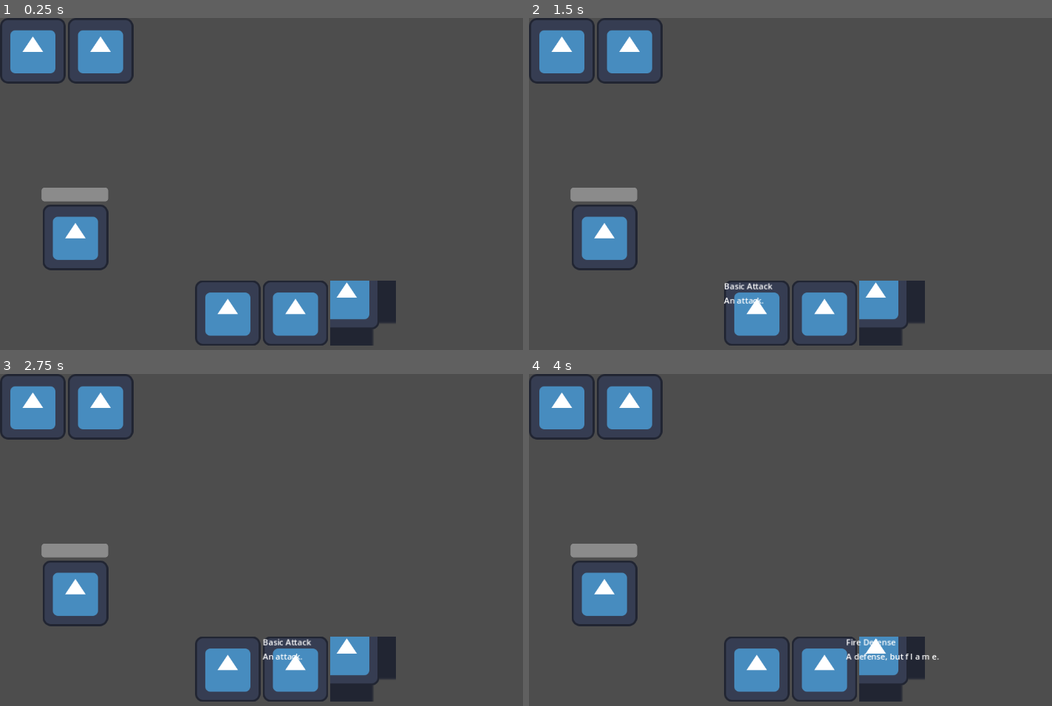
Above: before the commit, frames 1-4 (two rows, left to right).
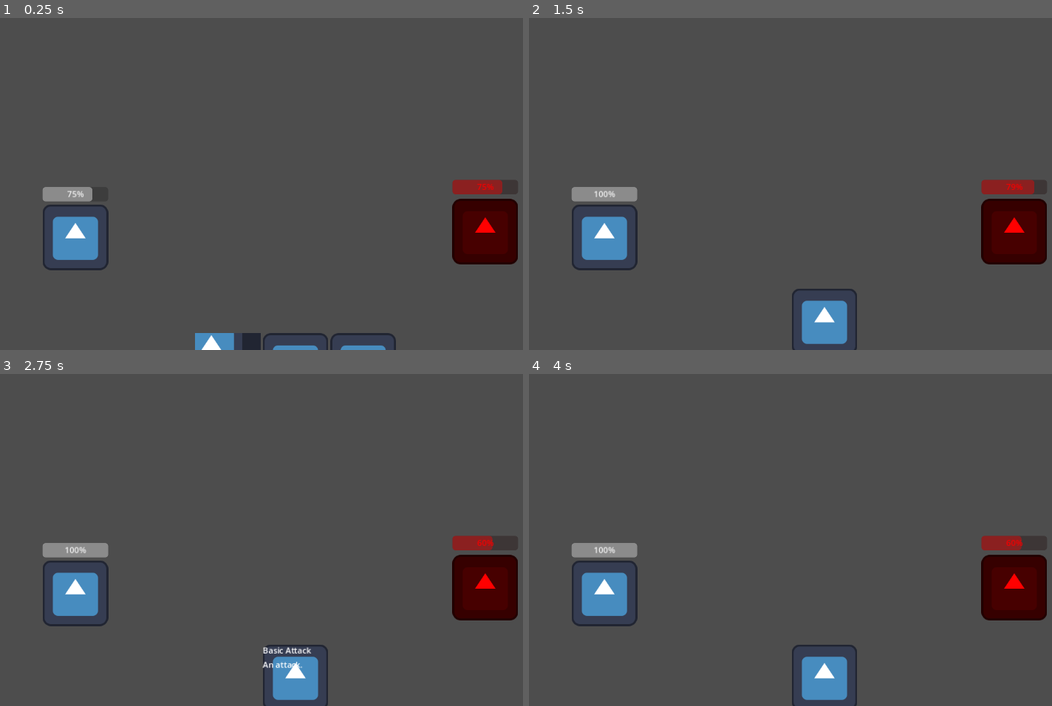
Above: after the commit, the same moments.

Repository: keannyooi/PirateJam15
Game: Godot game, scene res://events/battles/battle_template.tscn
Two runs of this game, one before a commit and one after it. Both use one fixed random seed, a clock stepped at 60 frames per second and the inputs below. This scene is started directly instead of the project's main scene. The engine's default icon, where the game draws it, is replaced by a stand-in: a white triangle on a blue panel in a dark square.
Inputs (mouse positions are in pixels of both pictures, inside the frame that each line leads up to; where the layout moved, square brackets give the same spot in the first picture):
- Up to frame 1 (0.25 s): no input
- Up to frame 2 (1.5 s): click (759, 340) [759, 313] at 0.5 s; click (790, 320) at 1.27 s
- Up to frame 3 (2.75 s): click (292, 676) at 2.02 s
- Up to frame 4 (4 s): click (821, 669) at 2.77 s; click (889, 669) at 3.52 s

The runs differ from the first frame. In frame 1, 11% of the frame differs, in the area x 0-100%, y 0-100%; in frame 2, 10%; in frame 3, 10%; in frame 4, 9.9%.

Commit message:
basic card attacks + enemies implemented

Diff:
--- a/entities/cards/card.gd
+++ b/entities/cards/card.gd
@@ -2,7 +2,7 @@
 extends TextureButton
 
 signal incoming_rearrange(incoming: Card, original: Card)
-signal play_card(card: Card)
+signal select_card(card: Card)
 
 @export var CARD_ATLAS: AtlasTexture
 
@@ -12,14 +12,19 @@
 @onready var tooltip: MarginContainer = $Tooltip
 
 var card_id: String = ""
-var type: CardSystem.CardType = CardSystem.CardType.BASIC
 var cost: int = 0
-var old_position: Vector2
+var function: CardManager.CardFunction = CardManager.CardFunction.ATK
+var type: CardManager.CardType = CardManager.CardType.BASIC
 var unique_id: int = 0
 
 
 func _ready() -> void:
-	self.pressed.connect(focus_card)
+	# connect signals
+	self.mouse_entered.connect(show_tooltip)
+	self.focus_entered.connect(show_tooltip)
+	self.mouse_exited.connect(hide_tooltip)
+	self.focus_exited.connect(hide_tooltip)
+	self.pressed.connect(select)
 
 	tooltip.hide()
 
@@ -28,36 +33,38 @@
 func setup(uid: int, id: String) -> Card:
 	unique_id = uid
 	card_id = id
-	type = CardSystem.get_card_type(id)
-	cost = CardSystem.get_card_cost(id)
+	function = CardManager.get_card_function(id)
+	type = CardManager.get_card_type(id)
+	cost = CardManager.get_card_cost(id)
 
 	# each card needs to have its own atlas so that each atlas can be
 	# individually edited
 	self.texture_normal = CARD_ATLAS.duplicate()
-	self.texture_normal.region.position = CardSystem.get_atlas_coords(id)
+	self.texture_normal.region.position = CardManager.get_atlas_coords(id)
 
 	return self
 
 
 func flip() -> void:
-	card_id = CardSystem.details_dict[card_id].inverse
-	self.texture_normal.region.position = CardSystem.get_atlas_coords(card_id)
+	card_id = CardManager.details_dict[card_id].inverse
+	self.texture_normal.region.position = CardManager.get_atlas_coords(card_id)
 
 	# and now, physically flipping the damn thing
 	animation_player.play("flip")
 
 
-func focus_card() -> void:
-	# temporary tooltip solution, may change later
-	if tooltip.visible:
-		tooltip.hide()
-	else:
-		for card in get_tree().get_nodes_in_group("cards"):
-			card.tooltip.hide()
+func hide_tooltip() -> void:
+	tooltip.hide()
 
-		tooltip.show()
-		name_label.text = CardSystem.get_card_name(card_id)
-		description_label.text = CardSystem.get_card_description(card_id)
+
+func select() -> void:
+	GlobalSignalBus.select_card.emit(self)
+
+
+func show_tooltip() -> void:
+	tooltip.show()
+	name_label.text = CardManager.get_card_name(card_id)
+	description_label.text = CardManager.get_card_description(card_id)
 
 
 # the following functions allow the card to be dragged & dropped
--- a/entities/cards/card_details.json
+++ b/entities/cards/card_details.json
@@ -39,4 +39,104 @@
 		"atlas_coord_x": 32,
 		"atlas_coord_y": 32
 	},
+	"water_atk": {
+		"name": "Water Attack",
+		"description": "An attack, but w a t e r f l a m e.",
+		"function": 0,
+		"type": 2,
+		"cost": 2,
+		"inverse": "",
+		"atlas_coord_x": 0,
+		"atlas_coord_y": 0
+	},
+	"water_def": {
+		"name": "Water Defense",
+		"description": "A defense, but w a t e r f l a m e.",
+		"function": 1,
+		"type": 2,
+		"cost": 2,
+		"inverse": "",
+		"atlas_coord_x": 32,
+		"atlas_coord_y": 32
+	},
+	"earth_atk": {
+		"name": "Earth Attack",
+		"description": "An attack, but it's not in Ba Sing Se.",
+		"function": 0,
+		"type": 3,
+		"cost": 2,
+		"inverse": "",
+		"atlas_coord_x": 0,
+		"atlas_coord_y": 0
+	},
+	"earth_def": {
+		"name": "Earth Defense",
+		"description": "A defense, but it's not in Ba Sing Se.",
+		"function": 1,
+		"type": 3,
+		"cost": 2,
+		"inverse": "",
+		"atlas_coord_x": 32,
+		"atlas_coord_y": 32
+	},
+	"air_atk": {
+		"name": "Air Attack",
+		"description": "An attack, but bald.",
+		"function": 0,
+		"type": 4,
+		"cost": 2,
+		"inverse": "",
+		"atlas_coord_x": 0,
+		"atlas_coord_y": 0
+	},
+	"air_def": {
+		"name": "Air Defense",
+		"description": "A defense, but bald.",
+		"function": 1,
+		"type": 4,
+		"cost": 2,
+		"inverse": "",
+		"atlas_coord_x": 32,
+		"atlas_coord_y": 32
+	},
+	"blood_atk": {
+		"name": "Blood Attack",
+		"description": "An attack, but for the blood god.",
+		"function": 0,
+		"type": 5,
+		"cost": 2,
+		"inverse": "",
+		"atlas_coord_x": 0,
+		"atlas_coord_y": 0
+	},
+	"blood_def": {
+		"name": "Blood Defense",
+		"description": "A defense, but for the blood god.",
+		"function": 1,
+		"type": 5,
+		"cost": 2,
+		"inverse": "",
+		"atlas_coord_x": 32,
+		"atlas_coord_y": 32
+	},
+	"shadow_atk": {
+		"name": "Shadow Attack",
+		"description": "An attack, but Skarot made it d a r k.",
+		"function": 0,
+		"type": 6,
+		"cost": 2,
+		"inverse": "",
+		"atlas_coord_x": 0,
+		"atlas_coord_y": 0
+	},
+	"shadow_def": {
+		"name": "Shadow Defense",
+		"description": "A defense, but Skarot made it d a r k.",
+		"function": 1,
+		"type": 6,
+		"cost": 2,
+		"inverse": "",
+		"atlas_coord_x": 32,
+		"atlas_coord_y": 32
+	},
 }
--- a/entities/components/hp_component.gd
+++ b/entities/components/hp_component.gd
@@ -3,30 +3,8 @@
 
 const HEALTH_BAR_ANIM_TIME: float = 0.5
 
-@export var MAX_HP: float = 100.0
 
-var hp = 0
-
-
-func _ready() -> void:
-	hp = MAX_HP
-	self.max_value = MAX_HP
-	self.value = hp
-
-
-func animate_health_bar() -> void:
+func update(hp: float) -> void:
 	var tween: Tween = self.create_tween()\
 	.set_ease(Tween.EASE_OUT).set_trans(Tween.TRANS_QUAD)
 	tween.tween_property(self, "value", hp, HEALTH_BAR_ANIM_TIME)
-
-
-func recover_hp(amount: float) -> void:
-	hp += amount
-
-	animate_health_bar()
-
-
-func take_damage(damage: float) -> void:
-	hp -= damage
-
-	animate_health_bar()
--- a/entities/components/hp_component.tscn
+++ b/entities/components/hp_component.tscn
@@ -5,5 +5,4 @@
 [node name="HPComponent" type="ProgressBar"]
 offset_right = 128.0
 offset_bottom = 24.0
-show_percentage = false
 script = ExtResource("1_qqtmy")
--- /dev/null
+++ b/entities/enemies/TestEnemyAttributes.tres
@@ -0,0 +1,12 @@
+[gd_resource type="Resource" script_class="Attributes" load_steps=2 format=3 uid="uid://bnx0p86akxw0n"]
+
+[ext_resource type="Script" path="res://resources/AttributesResource.gd" id="1_j6a1h"]
+
+[resource]
+script = ExtResource("1_j6a1h")
+hp = 10.0
+atk = 2.0
+def = 1.0
+mys = 1.0
+res = 1.0
+spd = 5.0
--- /dev/null
+++ b/entities/enemies/enemy.gd
@@ -0,0 +1,21 @@
+class_name Enemy
+extends Sprite2D
+
+@export var attributes: Attributes
+
+@onready var hp_component: HPComponent = $HPComponent
+
+
+func _ready() -> void:
+	hp_component.max_value = attributes.hp
+	hp_component.update(attributes.hp)
+
+
+func take_damage(damage: float) -> void:
+	attributes.hp -= damage
+	hp_component.update(attributes.hp)
+
+
+func recover_hp(hp: float) -> void:
+	attributes.hp += hp
+	hp_component.update(attributes.hp)
--- /dev/null
+++ b/entities/enemies/test_enemy.tscn
@@ -0,0 +1,18 @@
+[gd_scene load_steps=5 format=3 uid="uid://ddtmk7b11kswr"]
+
+[ext_resource type="Texture2D" uid="uid://dijdhuwrqpy2k" path="res://icon.svg" id="1_myt21"]
+[ext_resource type="Script" path="res://entities/enemies/enemy.gd" id="2_e2fuj"]
+[ext_resource type="Resource" uid="uid://bnx0p86akxw0n" path="res://entities/enemies/TestEnemyAttributes.tres" id="3_rlqxe"]
+[ext_resource type="PackedScene" uid="uid://c7gkegyan5158" path="res://entities/components/hp_component.tscn" id="4_2ntq2"]
+
+[node name="TestEnemy" type="Sprite2D"]
+modulate = Color(1, 0, 0, 1)
+texture = ExtResource("1_myt21")
+script = ExtResource("2_e2fuj")
+attributes = ExtResource("3_rlqxe")
+
+[node name="HPComponent" parent="." instance=ExtResource("4_2ntq2")]
+offset_left = -64.0
+offset_top = -101.0
+offset_right = 64.0
+offset_bottom = -77.0
--- /dev/null
+++ b/entities/player/DefaultPlayerAttributes.tres
@@ -0,0 +1,12 @@
+[gd_resource type="Resource" script_class="Attributes" load_steps=2 format=3 uid="uid://hueeikayjo4d"]
+
+[ext_resource type="Script" path="res://resources/AttributesResource.gd" id="1_ukbqc"]
+
+[resource]
+script = ExtResource("1_ukbqc")
+hp = 20.0
+atk = 2.0
+def = 2.0
+mys = 2.0
+res = 2.0
+spd = 10.0
--- a/entities/player/PlayerStats.gd
+++ b/entities/player/PlayerData.gd
@@ -1,5 +1,6 @@
 extends Node
 
+@onready var attributes: Attributes = load("res://entities/player/DefaultPlayerAttributes.tres")
 var event_decisions: Dictionary = {}
 var is_main_deck_full: bool = false
 var main_deck: Dictionary = {
@@ -9,41 +10,43 @@
 var side_deck: Dictionary = {}
 
 
+# main functions
 func add_card_to_deck(id: String) -> void:
 	if is_main_deck_full:
-		add_to_side(id)
+		add_to_side_deck(id)
 	else:
-		add_to_main(id)
+		add_to_main_deck(id)
 
 
-func add_to_main(id: String) -> void:
+func move_card_to_side_deck(id: String) -> void:
+	main_deck[id] -= 1
+	if not main_deck[id]:
+		main_deck.erase(id)
+
+	add_to_side_deck(id)
+
+
+func move_card_to_main_deck(id: String) -> void:
+	side_deck[id] -= 1
+	if not side_deck[id]:
+		side_deck.erase(id)
+
+	add_to_main_deck(id)
+
+
+# helper functions
+func add_to_main_deck(id: String) -> void:
 	if not main_deck[id]:
 		main_deck[id] = 1
 	else:
 		main_deck[id] += 1
 
 
-func add_to_side(id: String) -> void:
+func add_to_side_deck(id: String) -> void:
 	if not side_deck[id]:
 		side_deck[id] = 1
 	else:
 		side_deck[id] += 1
-
-
-func move_card_to_side(id: String) -> void:
-	main_deck[id] -= 1
-	if not main_deck[id]:
-		main_deck.erase(id)
-
-	add_to_side(id)
-
-
-func move_card_to_main(id: String) -> void:
-	side_deck[id] -= 1
-	if not side_deck[id]:
-		side_deck.erase(id)
-
-	add_to_main(id)
 
 
 #func flip_card(id: int) -> void:
--- a/entities/player/player.gd
+++ b/entities/player/player.gd
@@ -1,8 +1,35 @@
 class_name Player
 extends Sprite2D
 
-@export var HP_COMPONENT: HPComponent
+@onready var hp_component: HPComponent = $HPComponent
 
 
-func _ready():
-	pass
+func _ready() -> void:
+	hp_component.max_value = PlayerData.attributes.hp
+	hp_component.update(PlayerData.attributes.hp)
+
+
+# fyi this function supports debuffing attributes by setting amount
+# as a negative number
+func edit_attribute(attribute: String, amount: int) -> void:
+	match attribute:
+		"atk":
+			PlayerData.attributes.atk += amount
+		"def":
+			PlayerData.attributes.def += amount
+		"mys":
+			PlayerData.attributes.mys += amount
+		"res":
+			PlayerData.attributes.res += amount
+		_:
+			push_error("ERROR: atk, def, mys or res expected")
+
+
+func recover_hp(hp: float) -> void:
+	PlayerData.attributes.hp += hp
+	hp_component.update(PlayerData.attributes.hp)
+
+
+func take_damage(damage: float) -> void:
+	PlayerData.attributes.hp -= damage
+	hp_component.update(PlayerData.attributes.hp)
--- a/entities/player/player.tscn
+++ b/entities/player/player.tscn
@@ -1,9 +1,15 @@
-[gd_scene load_steps=3 format=3 uid="uid://bqykem1cpd0v5"]
+[gd_scene load_steps=4 format=3 uid="uid://bqykem1cpd0v5"]
 
 [ext_resource type="Texture2D" uid="uid://dijdhuwrqpy2k" path="res://icon.svg" id="1_is2l7"]
 [ext_resource type="Script" path="res://entities/player/player.gd" id="1_s3vcm"]
+[ext_resource type="PackedScene" uid="uid://c7gkegyan5158" path="res://entities/components/hp_component.tscn" id="3_qragp"]
 
 [node name="Player" type="Sprite2D"]
-position = Vector2(137, 432)
 texture = ExtResource("1_is2l7")
 script = ExtResource("1_s3vcm")
+
+[node name="HPComponent" parent="." instance=ExtResource("3_qragp")]
+offset_left = -64.0
+offset_top = -98.0
+offset_right = 64.0
+offset_bottom = -74.0
--- /dev/null
+++ b/events/GlobalSignalBus.gd
@@ -0,0 +1,7 @@
+extends Node
+
+# these signals are necessary for certain parts of the game to function
+signal select_card(card: Card)
+
+# these signals are for a future implementation of achievements
+signal play_card(card: Card)
--- /dev/null
+++ b/events/battles/battle.gd
@@ -0,0 +1,83 @@
+class_name Battle
+extends Node2D
+
+@onready var card_hand_hud: CardHandHUD = $CardHandHUD
+@onready var enemies_node: Node2D = $Enemies
+@onready var player: Player = $Player
+
+var attack_order: Array = []
+var current_turn = 0
+var enemies_array: Array = []
+var energy: Array[int] = [0, 0, 0, 0, 0]
+var ego: Array[int] = [0, 0, 0, 0, 0]
+
+
+func _ready() -> void:
+	if enemies_node.get_child_count() < 1:
+		push_error("ERROR: no enemies found as children of Enemies node")
+		return
+
+	GlobalSignalBus.select_card.connect(card_selected_phase)
+
+	enemies_array = enemies_node.get_children()
+	card_hand_hud.init_hand()
+
+	# set up energy levels at the start of turn
+	update_ego()
+	print(ego)
+
+	# start battle
+	init_player_phase()
+
+
+# each phase of game loop is its own function and loops back into each other
+# here they are sorted by order of precendence
+func init_player_phase() -> void:
+	card_hand_hud.show_hand()
+
+
+func card_selected_phase(card: Card):
+	print("selected " + card.card_id)
+
+	# calculating total available energy
+	var energy_threshold: int = energy[card.type]
+	if card.type != CardManager.CardType.BASIC:
+		energy_threshold += energy[CardManager.CardType.BASIC]
+
+	if energy_threshold < card.cost:
+		print("you got no energy for that my man")
+		return
+
+	execution_phase(card)
+
+
+func execution_phase(card: Card) -> void:
+	# use up energy
+	if energy[card.type] >= card.cost:
+		energy[card.type] -= card.cost
+	elif card.type != CardManager.CardType.BASIC:
+		# use basic energy as a subsitute
+		energy[CardManager.CardType.BASIC] -= card.cost - energy[card.type]
+		energy[card.type] = 0
+
+	# process card effects
+	match card.function:
+		CardManager.CardFunction.ATK:
+			enemies_array[0].take_damage((card.cost + 1) * ego[card.type])
+		CardManager.CardFunction.DEF:
+			player.edit_attribute("def", (card.cost + 1) * ego[card.type])
+		_:
+			pass
+
+	card_hand_hud.remove_child(card)
+	card.queue_free()
+
+
+func enemy_phase() -> void:
+	pass
+
+
+func update_ego():
+	for card: Card in card_hand_hud.hand_display.get_children():
+		ego[card.type] += 1
+		energy[card.type] += 1
--- a/events/battles/battle_template.gd
+++ /dev/null
@@ -1,36 +0,0 @@
-class_name Battle
-extends Node2D
-
-@onready var card_hand_hud: CardHandHUD = $CardHandHUD
-@onready var enemies_node: Node2D = $Enemies
-
-var current_turn = 0
-var enemies_array: Array = []
-var ego: Array[int] = [0, 0, 0, 0, 0, 0, 0]
-
-
-func _ready() -> void:
-	#if enemies_node.get_child_count() < 1:
-		#push_error("ERROR: no enemies found in Enemies node")
-		#return
-
-	enemies_array = enemies_node.get_children()
-	card_hand_hud.init_hand()
-
-	# set up energy levels at the start of turn
-	for card: Card in card_hand_hud.hand_display.get_children():
-		ego[card.type] += 1
-
-	print(ego)
-	# battle_loop()
-
-
-func battle_loop() -> void:
-	while true:
-		match current_turn % (len(enemies_array) + 1):
-			0: # player turn
-				card_hand_hud.show_hand()
-			_:
-				pass
-
-		current_turn += 1
--- a/events/battles/battle_template.tscn
+++ b/events/battles/battle_template.tscn
@@ -1,29 +1,21 @@
-[gd_scene load_steps=6 format=3 uid="uid://dearka46mr1hn"]
+[gd_scene load_steps=5 format=3 uid="uid://dearka46mr1hn"]
 
-[ext_resource type="Script" path="res://events/battles/battle_template.gd" id="1_sw14v"]
-[ext_resource type="PackedScene" uid="uid://c7gkegyan5158" path="res://entities/components/hp_component.tscn" id="1_usf2n"]
-[ext_resource type="Texture2D" uid="uid://dijdhuwrqpy2k" path="res://icon.svg" id="2_qq1c3"]
+[ext_resource type="Script" path="res://events/battles/battle.gd" id="1_sw14v"]
 [ext_resource type="PackedScene" uid="uid://bqykem1cpd0v5" path="res://entities/player/player.tscn" id="2_r14ym"]
 [ext_resource type="PackedScene" uid="uid://bga3t703ec3ht" path="res://events/ui/card_hand.tscn" id="4_yq8u1"]
+[ext_resource type="PackedScene" uid="uid://ddtmk7b11kswr" path="res://entities/enemies/test_enemy.tscn" id="5_gdlqn"]
 
 [node name="BattleTemplate" type="Node2D"]
 script = ExtResource("1_sw14v")
 
-[node name="Player" parent="." node_paths=PackedStringArray("HP_COMPONENT") instance=ExtResource("2_r14ym")]
+[node name="Player" parent="." instance=ExtResource("2_r14ym")]
 position = Vector2(147, 428)
-HP_COMPONENT = NodePath("HPComponent")
-
-[node name="HPComponent" parent="Player" instance=ExtResource("1_usf2n")]
-offset_left = -66.0
-offset_top = -97.0
-offset_right = 64.0
-offset_bottom = -70.0
 
 [node name="CardHandHUD" parent="." instance=ExtResource("4_yq8u1")]
 anchors_preset = 7
 anchor_left = 0.5
 anchor_right = 0.5
-offset_top = -1.0
+offset_top = 504.0
 offset_right = 1152.0
 offset_bottom = 648.0
 
@@ -38,15 +30,7 @@
 offset_right = 40.0
 offset_bottom = 40.0
 
-[node name="HBoxContainer" type="HBoxContainer" parent="EGODisplay/MarginContainer"]
-layout_mode = 2
+[node name="Enemies" type="Node2D" parent="."]
 
-[node name="TextureRect" type="TextureRect" parent="EGODisplay/MarginContainer/HBoxContainer"]
-layout_mode = 2
-texture = ExtResource("2_qq1c3")
-
-[node name="TextureRect2" type="TextureRect" parent="EGODisplay/MarginContainer/HBoxContainer"]
-layout_mode = 2
-texture = ExtResource("2_qq1c3")
-
-[node name="Enemies" type="Node2D" parent="."]
+[node name="TestEnemy" parent="Enemies" instance=ExtResource("5_gdlqn")]
+position = Vector2(946, 417)
--- a/events/dialogs/narration_system.tscn
+++ b/events/dialogs/narration_system.tscn
@@ -1,6 +1,6 @@
 [gd_scene load_steps=2 format=3 uid="uid://ci74sf8sm3v20"]
 
-[ext_resource type="Script" path="res://events/narrationsystem.gd" id="1_g8lba"]
+[ext_resource type="Script" path="res://events/dialogs/narrationsystem.gd" id="1_g8lba"]
 
 [node name="NarrationSystem" type="Control"]
 layout_mode = 3
--- a/events/event.gd
+++ b/events/event.gd
@@ -23,7 +23,7 @@
 
 
 func select_card(card_id: String) -> void:
-	PlayerStats.add_card_to_deck(card_id)
+	PlayerData.add_card_to_deck(card_id)
 
 	# play through closing narration
 	narration_system.start_narration("closing")
--- a/events/ui/card_hand.gd
+++ b/events/ui/card_hand.gd
@@ -10,28 +10,30 @@
 var deck_array: Array[String] = []
 
 
+func clean_hand() -> void:
+	for card in hand_display.get_children():
+		hand_display.remove_child(card)
+		card.queue_free()
+
+
 func draw_from_deck(amount: int) -> void:
-	for i in range(amount):
+	for i in range(min(amount, len(deck_array))):
 		var card_id: String = deck_array.pop_back()
 		var card: Card = card_scene.instantiate()
 		card.setup(hand_display.get_child_count(), card_id)
+
+		card.incoming_rearrange.connect(rearrange_cards)
 
 		hand_display.add_child(card)
 
 
 	# flip one card of its opposing type if applicable
 	#for hand_card in hand_display.get_children():
-		#if hand_card.card_id == CardSystem.get_card_inverse(id):
+		#if hand_card.card_id == CardManager.get_card_inverse(id):
 			#hand_card.flip()
-			#PlayerStats.flip_card(hand_card.unique_id)
+			#PlayerData.flip_card(hand_card.unique_id)
 			#break
 
-
-
-func clean_hand() -> void:
-	for card in hand_display.get_children():
-		hand_display.remove_child(card)
-		card.queue_free()
 
 
 func hide_hand() -> void:
@@ -42,37 +44,19 @@
 
 
 func init_hand() -> void:
+	self.position.y = 675
+
 	populate_deck()
 	refresh_hand()
 
 
-func play_card(card: Card) -> void:
-	print(card.card_id)
-
-	match CardSystem.get_card_function(card.card_id):
-		0: # attack card
-			pass
-		1: # defense card
-			pass
-		_:
-			pass
-
-	# delete from hand
-	hand_display.remove_child(card)
-	card.queue_free()
-
-	#if hand_display.get_child_count() < 1:
-		#refresh_hand()
-
-
 func populate_deck() -> void:
-	for card_id in PlayerStats.main_deck.keys():
+	for card_id in PlayerData.main_deck.keys():
 		var temp_array: Array[String] = [];
-		temp_array.resize(PlayerStats.main_deck[card_id])
+		temp_array.resize(PlayerData.main_deck[card_id])
 		temp_array.fill(card_id)
 
 		deck_array.append_array(temp_array)
-
 
 
 func rearrange_cards(from: Card, to: Card) -> void:
@@ -93,14 +77,7 @@
 	deck_array.shuffle()
 	print(deck_array)
 
-	for i in len(deck_array):
-		var card: Card = card_scene.instantiate()
-		card.setup(i, deck_array[i])
-
-		card.incoming_rearrange.connect(rearrange_cards)
-		card.play_card.connect(play_card)
-
-		hand_display.add_child(card)
+	draw_from_deck(5)
 
 
 func show_hand() -> void:
@@ -110,12 +87,3 @@
 	tween.tween_property(self, "position:y", 520, TWEEN_TIME)
 
 	# draw_from_deck(5 - hand_display.get_child_count())
-
-
-# dragging the card out of the deck's range plays the card
-func _can_drop_data(_at_position: Vector2, data) -> bool:
-	return data is Card
-
-
-func _drop_data(_at_position: Vector2, data) -> void:
-	play_card(data)
--- a/events/ui/card_hand.tscn
+++ b/events/ui/card_hand.tscn
@@ -10,7 +10,7 @@
 anchor_top = 1.0
 anchor_right = 1.0
 anchor_bottom = 1.0
-offset_top = -648.0
+offset_top = -144.0
 grow_horizontal = 2
 grow_vertical = 0
 script = ExtResource("1_5cnl3")
@@ -21,7 +21,6 @@
 anchors_preset = 15
 anchor_right = 1.0
 anchor_bottom = 1.0
-offset_top = 504.0
 grow_horizontal = 2
 grow_vertical = 2
 theme_override_constants/margin_left = 10
--- a/events/ui/card_selection_popup.gd
+++ b/events/ui/card_selection_popup.gd
@@ -50,5 +50,5 @@
 
 
 func show_card_details(card_id: String) -> void:
-	card_name.text = CardSystem.get_card_name(card_id)
-	card_description.text = CardSystem.get_card_description(card_id)
+	card_name.text = CardManager.get_card_name(card_id)
+	card_description.text = CardManager.get_card_description(card_id)
--- a/project.godot
+++ b/project.godot
@@ -21,8 +21,9 @@
 SceneLoader="*res://addons/maaacks_game_template/base/scenes/Autoloads/SceneLoader.tscn"
 ProjectMusicController="*res://addons/maaacks_game_template/base/scenes/Autoloads/ProjectMusicController.tscn"
 ProjectUISoundController="*res://addons/maaacks_game_template/base/scenes/Autoloads/ProjectUISoundController.tscn"
-PlayerStats="*res://entities/player/PlayerStats.gd"
-CardSystem="*res://entities/cards/CardSystem.gd"
+PlayerData="*res://entities/player/PlayerData.gd"
+CardManager="*res://entities/cards/CardManager.gd"
+GlobalSignalBus="*res://events/GlobalSignalBus.gd"
 
 [display]
 
--- /dev/null
+++ b/resources/AttributesResource.gd
@@ -0,0 +1,9 @@
+class_name Attributes
+extends Resource
+
+@export var hp: float = 0.0
+@export var atk: int = 0.0
+@export var def: int = 0.0
+@export var mys: int = 0.0
+@export var res: int = 0.0
+@export var spd: int = 0.0
Renamed: entities/cards/CardSystem.gd -> entities/cards/CardManager.gd
Renamed: events/narrationsystem.gd -> events/dialogs/narrationsystem.gd
